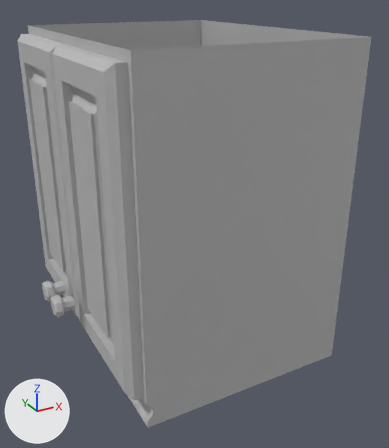
Two versions of the FBX model Assets/Kim's Folder/models/upper_cabinet_1.fbx, one commit apart.
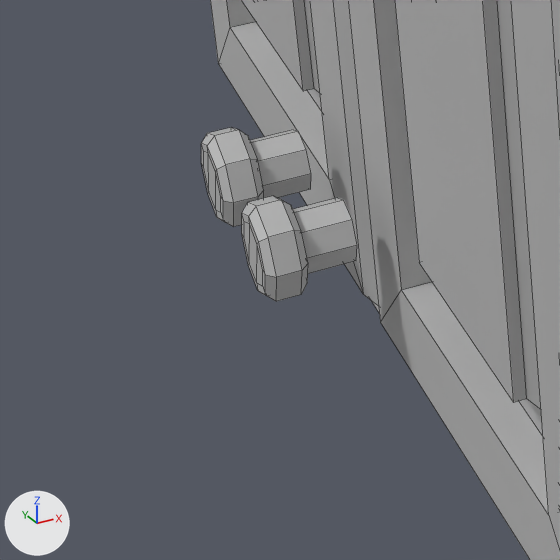
Each version appears first whole from a camera (50 mm lens) standing at (-0.654, -1.358, 2.757) and looking at (0.049, -0.08, 2.118), and next in a close-up on the part from 0% to 30% of the width and 57% to 83% of the height. The lights are fixed; the arrows at lower left show +X, +Y and +Z. The close-ups show mesh edges as thin lines. Where no turn or scale is listed for an object, it has been applied to the vertices.
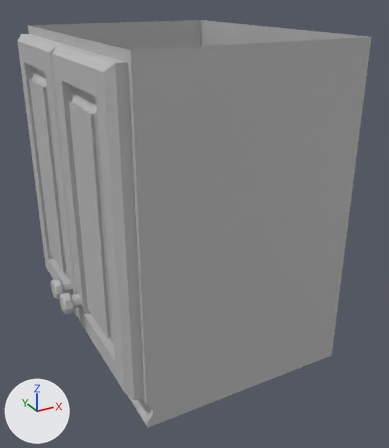
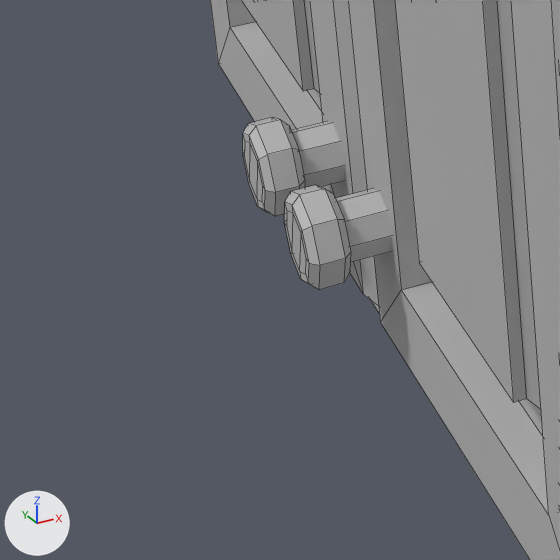
Changed parts and their boxes (x1, y1, x2, y2) in the close-ups (560 x 560 px; the box of a moved part takes in the faces that stretch with it):
'polySurface122', reshaped: before (201, 0, 560, 560); after (210, 0, 560, 560)
part 1 of me_mesh, moved or reshaped: before (201, 127, 311, 227); after (243, 118, 345, 216)
part 2 of me_mesh, moved or reshaped: before (242, 196, 357, 301); after (284, 185, 392, 290)

What the commit changed:
me_mesh has 212 vertices, 192 faces and spans x -0.36..0.36, y -0.4..0.4, z -0.45..0.45.
me_mesh is used by ob_polysurface122; location (-0.0199, 0.0, 2.2017).
me_mesh part 1: the loose piece of 56 vertices spanning x -0.36..-0.304, y 0.018..0.08, z -0.29..-0.229 is moved by (0.026, 0.0, 0.0).
me_mesh part 2: the loose piece of 56 vertices spanning x -0.36..-0.304, y -0.075..-0.013, z -0.29..-0.229 is moved by (0.026, 0.0, 0.0).
